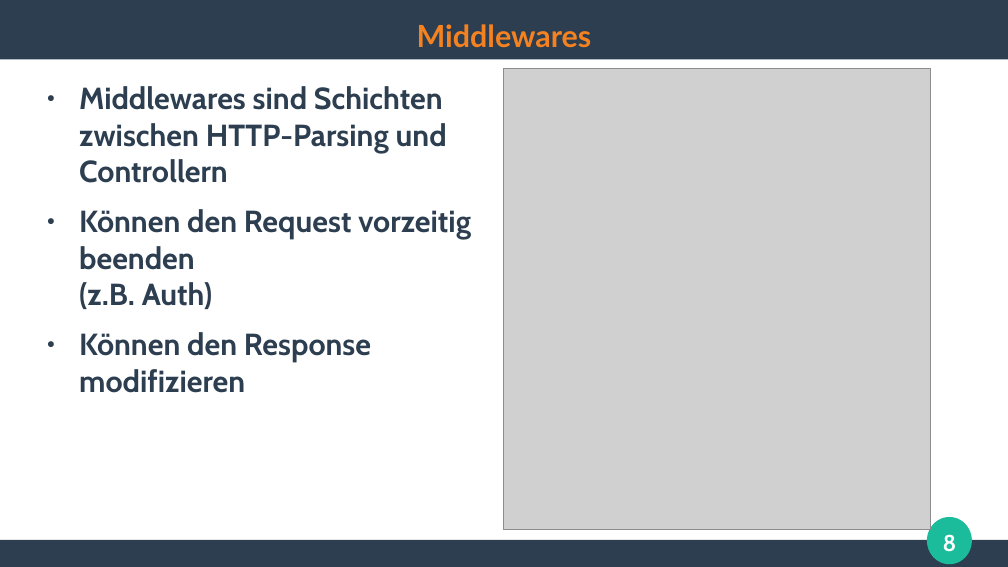
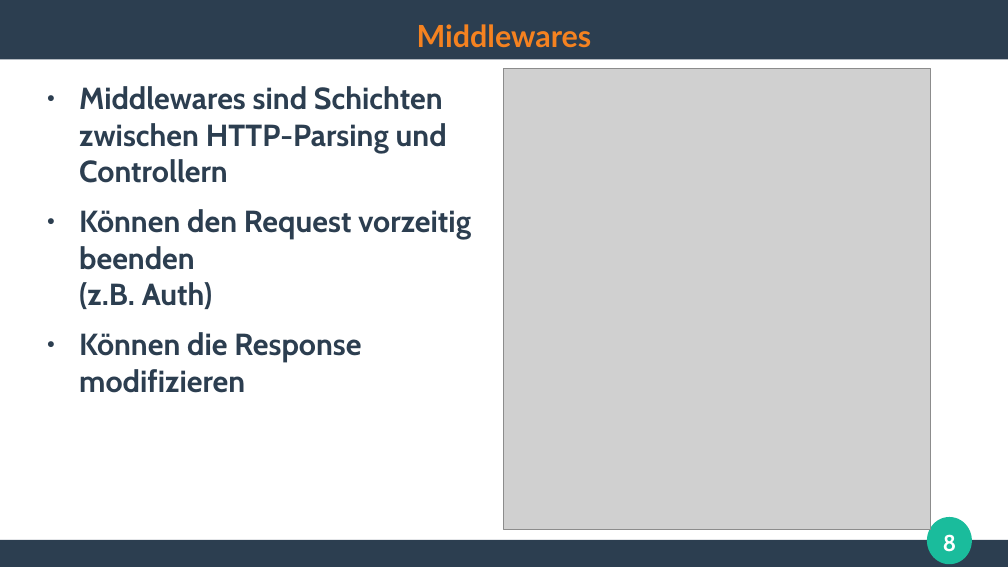
Before and after one commit to ghandmann/HS-AlbSig-WebAnwendungen2, a slide deck: slide 8 of Kapitel/03_WebFrameworks_1x1.odp. Drawn at 1008x567 pixels with LibreOffice and Linux fonts; fonts in the diff are those of the drawing; grey boxes stand for pictures. Boxes give left, top, right and bottom in pixels: in the first picture for what was removed or moved away, otherwise in the second. Text is boxed around its words. In the diff, an @@ line names an element or a change of style, - is before the commit and + after.

```diff
--- a/Kapitel/03_WebFrameworks_1x1.odp
+++ b/Kapitel/03_WebFrameworks_1x1.odp
@@ text at (79,332,361,393): text changed @@
-● Können den Response modifizieren
+● Können die Response modifizieren
```
Also in this commit, not shown: 3 other slides changed, 1 slide removed, 1 other file.
